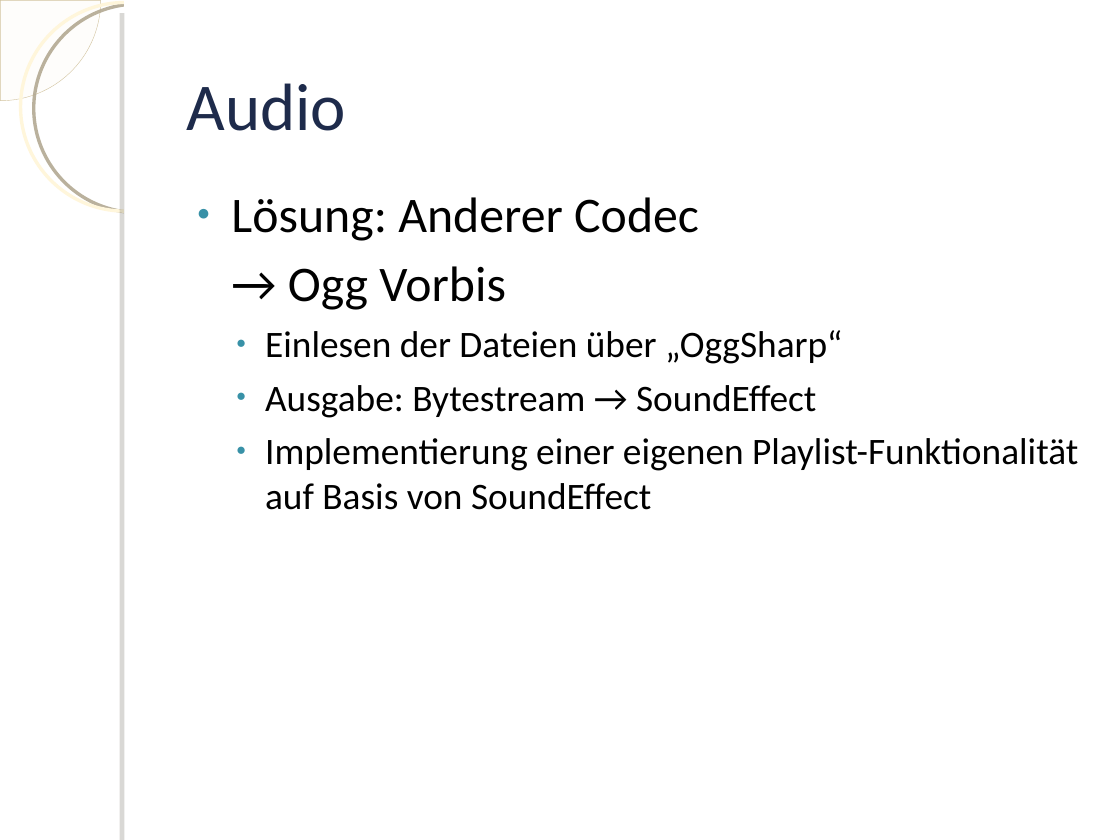
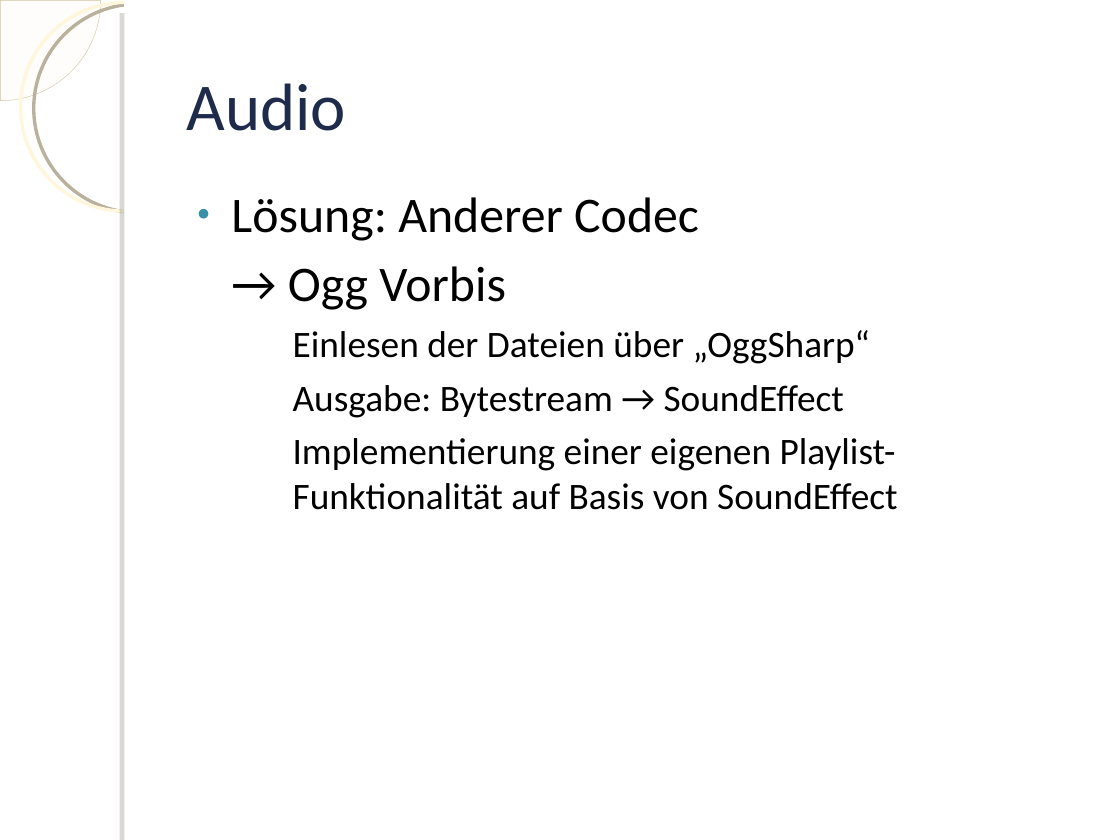
Before and after one commit to knot3/pse-knot, a slide deck: slide 13 of Implementierungsbericht/Praesentation.odp. Drawn at 1120x840 pixels with LibreOffice and Linux fonts; fonts in the diff are those of the drawing; background and template pictures are left out. Boxes give left, top, right and bottom in pixels: in the first picture for what was removed or moved away, otherwise in the second. Text is boxed around its words. In the diff, an @@ line names an element or a change of style, - is before the commit and + after.

```diff
--- a/Implementierungsbericht/Praesentation.odp
+++ b/Implementierungsbericht/Praesentation.odp
@@ text at (x1=293, y1=330, x2=897, y2=510): bullet ● to −; bullet colour #3891A7 to #FFFFFF @@
```
Also in this commit, not shown: 10 other slides changed.
